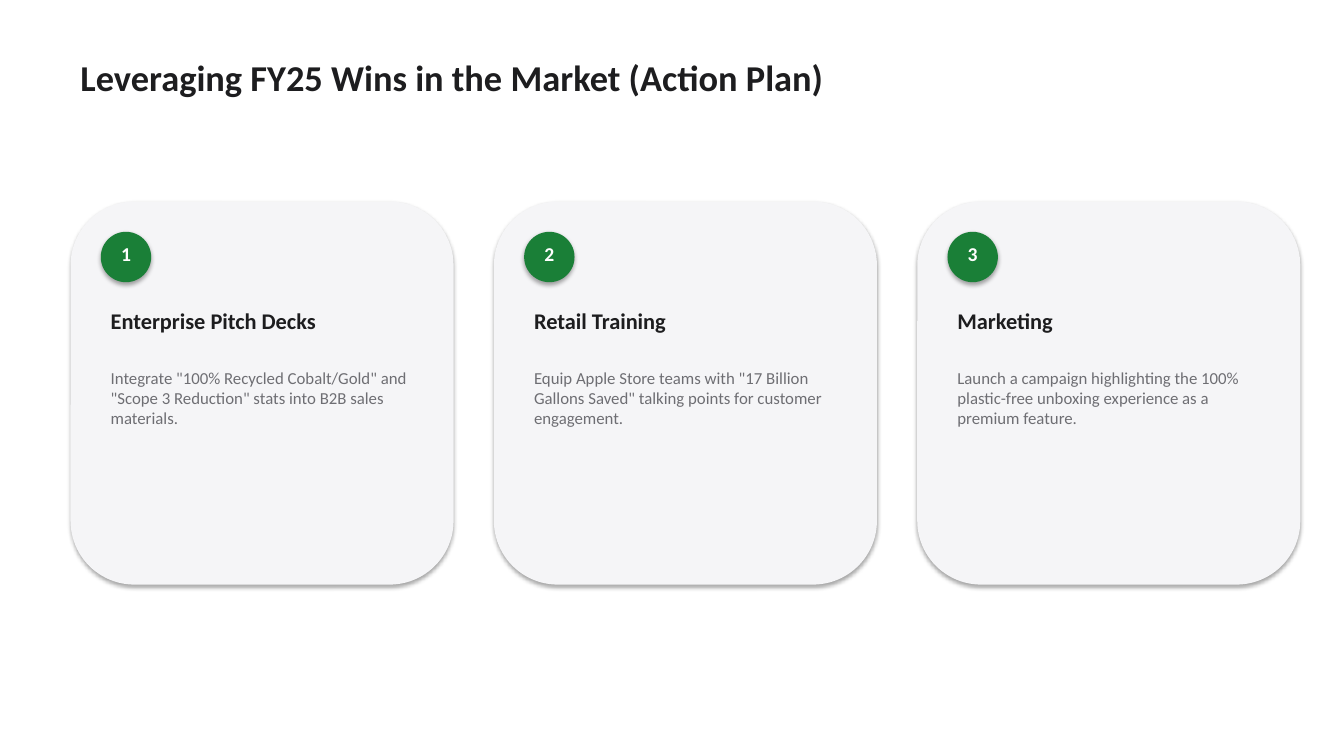
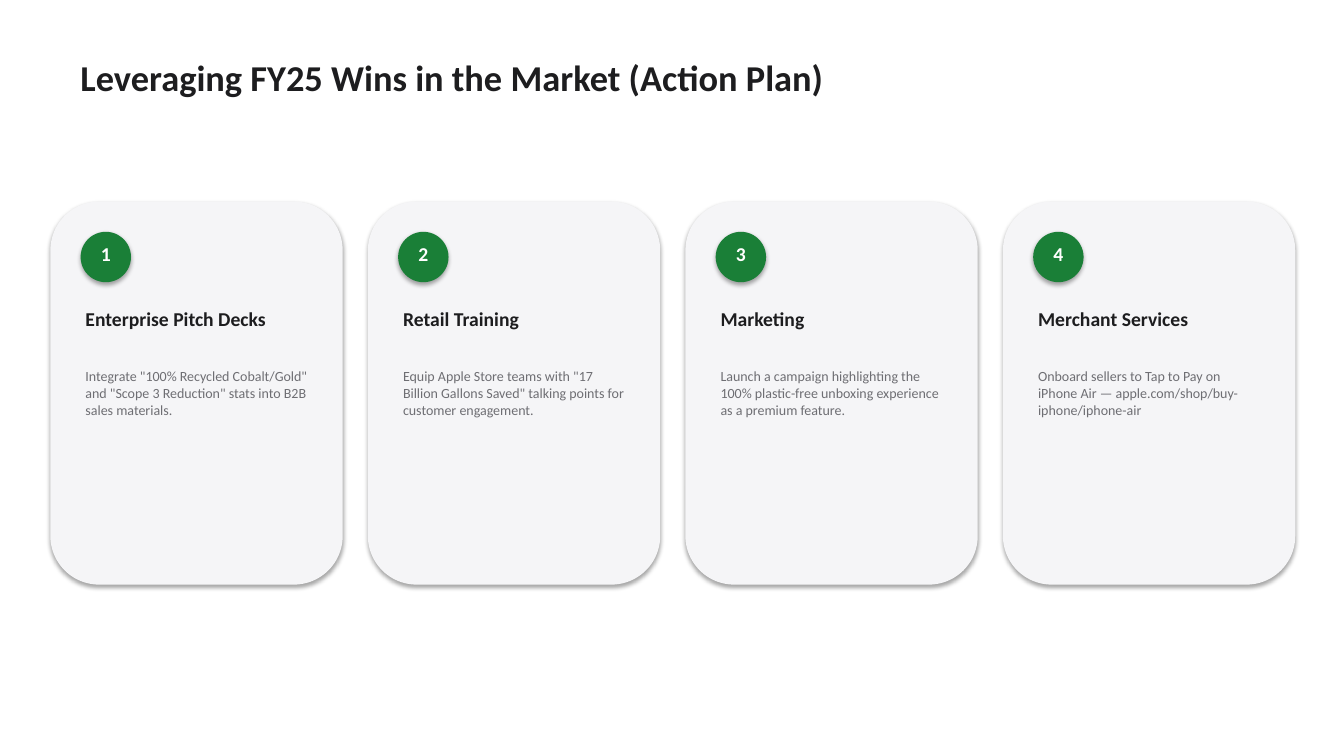
Before and after one commit to garlobrian52/skills, a slide deck: slide 9 of presentations/apple-fy2025-environmental/Apple_FY2025_Environmental_Progress.pptx (slide 8 before the commit). Drawn at 1344x756 pixels with LibreOffice and Linux fonts; fonts in the diff are those of the drawing. Boxes give left, top, right and bottom in pixels: in the first picture for what was removed or moved away, otherwise in the second. Text is boxed around its words. In the diff, an @@ line names an element or a change of style, - is before the commit and + after.

```diff
--- a/presentations/apple-fy2025-environmental/Apple_FY2025_Environmental_Progress.pptx
+++ b/presentations/apple-fy2025-environmental/Apple_FY2025_Environmental_Progress.pptx
@@ rounded rectangle: place and size @@
-rounded rectangle at [71,202,454,585]
+rounded rectangle at [50,202,343,585]
@@ rounded rectangle: place and size @@
-rounded rectangle at [494,202,877,585]
+rounded rectangle at [368,202,660,585]
@@ rounded rectangle: place and size @@
-rounded rectangle at [918,202,1301,585]
+rounded rectangle at [686,202,978,585]
@@ rounded rectangle added at [1003,202,1296,585], fill #F5F5F7 @@
@@ text "1": place and size @@
-text "1" at [121,248,131,261]
+text "1" at [101,248,111,261]
@@ ellipse: place and size @@
-ellipse at [101,232,151,282]
+ellipse at [81,232,131,282]
@@ text "2": place and size @@
-text "2" at [544,248,554,261]
+text "2" at [418,248,428,261]
@@ ellipse: place and size @@
-ellipse at [524,232,575,282]
+ellipse at [398,232,449,282]
@@ text "3": place and size @@
-text "3" at [968,248,978,261]
+text "3" at [736,248,746,261]
@@ ellipse: place and size @@
-ellipse at [948,232,998,282]
+ellipse at [716,232,766,282]
@@ ellipse added at [1033,232,1084,282], fill #1A7F37 @@
@@ text added at [1053,248,1063,261], 14 pt, text #FFFFFF, bold @@
+4
@@ text "Enterprise Pitch Decks": place and size @@
-text "Enterprise Pitch Decks" at [111,313,316,333]
+text "Enterprise Pitch Decks" at [85,312,266,329]
@@ text "Retail Training": place and size @@
-text "Retail Training" at [534,313,666,333]
+text "Retail Training" at [403,312,519,330]
@@ size 16 to 14 pt in 3 elements at [85,312,266,329], [403,312,519,330], [721,312,805,330] @@
@@ text "Marketing": place and size @@
-text "Marketing" at [957,313,1052,333]
+text "Marketing" at [721,312,805,330]
@@ text added at [1038,312,1188,326], 14 pt, text #1D1D1F, bold @@
+Merchant Services
@@ text "Integrate "100% Recycled Cobalt/Gold" and ...": place and size @@
-text "Integrate "100% Recycled Cobalt/Gold" and ..." at [111,372,407,424]
+text "Integrate "100% Recycled Cobalt/Gold" and ..." at [85,371,307,415]
@@ text "Equip Apple Store teams with ...": place and size @@
-text "Equip Apple Store teams with ..." at [534,372,821,427]
+text "Equip Apple Store teams with ..." at [403,371,624,418]
@@ size 12 to 10 pt in 3 elements at [85,371,307,415], [403,371,624,418], [721,371,939,417] @@
@@ text "Launch a campaign highlighting the ...": place and size @@
-text "Launch a campaign highlighting the ..." at [957,372,1239,427]
+text "Launch a campaign highlighting the ..." at [721,371,939,417]
@@ text added at [1038,371,1238,417], 10 pt, text #6E6E73 @@
+Onboard sellers to Tap to Pay on iPhone Air — apple.com/shop/buy-iphone/iphone-air
```
Also in this commit, not shown: 1 slide added, 4 other files.
